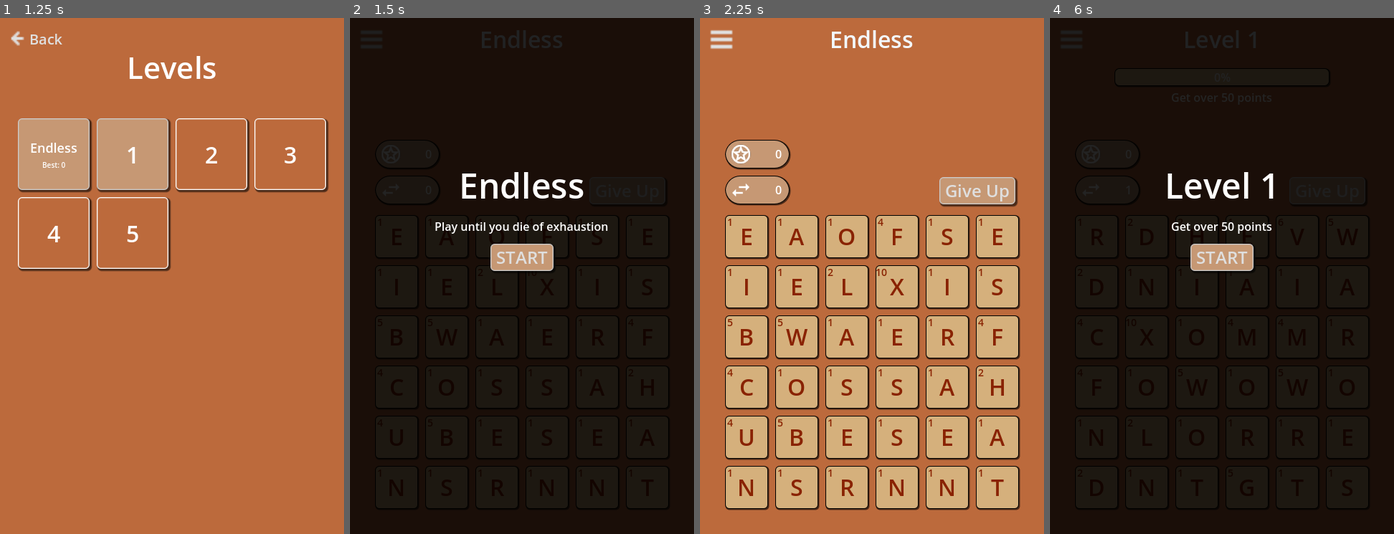
Above: before the commit, frames 1-4 (left to right).
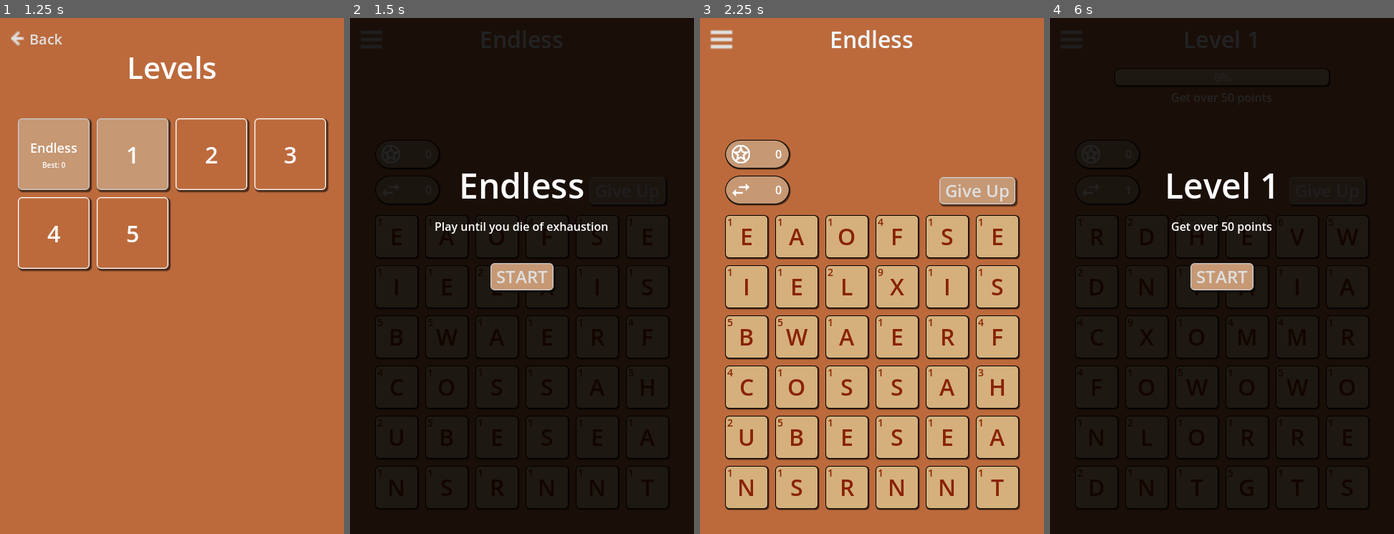
Above: after the commit, the same moments.

Repository: shymmetry/word_game
Game: Godot game, scene res://scenes/menu/main/menu.tscn
Two runs of this game, one before a commit and one after it. Both use one fixed random seed, a clock stepped at 60 frames per second and the inputs below.
Inputs (mouse positions are in pixels of both pictures, inside the frame that each line leads up to):
- Up to frame 1 (1.25 s): click "PLAY" at 0.5 s
- Up to frame 2 (1.5 s): click (405, 152) at 1.25 s
- Up to frame 3 (2.25 s): click "START" at 2 s
- Up to frame 4 (6 s): click "Give Up" at 2.75 s; click "YES PLEASE" at 3.5 s; click "MAIN MENU" at 4.25 s; click "PLAY" at 5 s; click (1184, 152) at 5.77 s

Frame 1 is identical in both runs. In frame 2, 1.5% of the frame differs, in the area x 40-60%, y 43-53%; in frame 3, less than 0.1%; in frame 4, 1.5%.

Commit message:
clean up TileGrid; move game logic to game.gd; remove LINE handling

Diff:
--- a/globals/enums.gd
+++ b/globals/enums.gd
@@ -12,3 +12,9 @@
 	LINE,
 	ADJACENT,
 }
+
+enum TILE_TYPE {
+	NORMAL,
+	MULTIPLIER,
+	PURPLE,
+}
--- a/project.godot
+++ b/project.godot
@@ -23,6 +23,8 @@
 E="*res://globals/enums.gd"
 Levels="*res://scripts/levels.gd"
 UserData="*res://globals/user_data.gd"
+Store="*res://scripts/store.gd"
+Dict="*res://scripts/dict.gd"
 
 [display]
 
--- /dev/null
+++ b/scenes/game/game.gd
@@ -0,0 +1,44 @@
+extends Control
+
+func _init():
+	if !Globals.level_data:
+		Levels.set_current_level(0)
+
+	Globals.swaps = Globals.level_data.starting_swaps
+	Globals.score = 0
+	Globals.progress = 0
+
+func _ready():
+	Signals.connect('StartGame', reset)
+	Signals.connect('GameOver', game_over)
+
+func _process(_delta):
+	# Perform any necessary checks when the state of the board changes
+	if Globals.board_changed:
+		if has_won():
+			if !UserData.completed_levels.has(str(Globals.current_level)):
+				UserData.completed_levels[str(Globals.current_level)] = {}
+			$WinScreenCL.show()
+			Store.save_game()
+		Globals.board_changed = false
+
+func reset():
+	$GameOverCL.hide()
+	$WinScreenCL.hide()
+	get_tree().reload_current_scene()
+
+func has_won():
+	if Globals.level_data.win_type == E.WIN_TYPE.NONE:
+		return false
+	else:
+		return Globals.progress >= Globals.level_data.win_threshold
+
+func game_over():
+	if Globals.level_data.win_type == E.WIN_TYPE.NONE:
+		var endless_data = UserData.completed_levels.get("0")
+		if !endless_data:
+			UserData.completed_levels["0"] = {"high_score": Globals.score}
+			Store.save_game()
+		elif Globals.score > endless_data.high_score:
+			UserData.completed_levels["0"].high_score = Globals.score
+			Store.save_game()
--- a/scenes/game/game.tscn
+++ b/scenes/game/game.tscn
@@ -1,6 +1,7 @@
-[gd_scene load_steps=17 format=3 uid="uid://c44ljnngpj6ii"]
+[gd_scene load_steps=18 format=3 uid="uid://c44ljnngpj6ii"]
 
 [ext_resource type="Script" path="res://scenes/game/tile_grid/TileGridContainer.gd" id="1_c2goi"]
+[ext_resource type="Script" path="res://scenes/game/game.gd" id="1_h6npk"]
 [ext_resource type="Script" path="res://scenes/game/tile_grid/TileGrid.gd" id="2_1ocn6"]
 [ext_resource type="Script" path="res://scenes/game/ScoreArea.gd" id="3_vlwa8"]
 [ext_resource type="PackedScene" uid="uid://4rveb6yybb8j" path="res://scenes/game/tracker.tscn" id="4_6y3dl"]
@@ -45,11 +46,13 @@
 [sub_resource type="LabelSettings" id="LabelSettings_2lkm2"]
 font_size = 48
 
-[node name="ColorRect" type="ColorRect"]
+[node name="Game" type="Control"]
+layout_mode = 3
+anchors_preset = 0
 offset_right = 480.0
 offset_bottom = 720.0
 mouse_filter = 2
-color = Color(0.737255, 0.415686, 0.235294, 1)
+script = ExtResource("1_h6npk")
 
 [node name="TileGridContainer" type="ReferenceRect" parent="."]
 clip_contents = true
@@ -78,6 +81,7 @@
 script = ExtResource("3_vlwa8")
 
 [node name="Trackers" type="VBoxContainer" parent="ScoreArea"]
+layout_mode = 0
 offset_left = 35.0
 offset_top = 170.0
 offset_right = 125.0
@@ -91,6 +95,7 @@
 layout_mode = 2
 
 [node name="Progress" type="VBoxContainer" parent="ScoreArea"]
+layout_mode = 0
 offset_left = 90.0
 offset_top = 70.0
 offset_right = 390.0
@@ -109,6 +114,7 @@
 vertical_alignment = 1
 
 [node name="InGameMenuButton" type="Button" parent="ScoreArea"]
+layout_mode = 0
 offset_left = 10.0
 offset_top = 10.0
 offset_right = 26.0
@@ -121,6 +127,7 @@
 icon = ExtResource("4_gthw2")
 
 [node name="Title" type="Label" parent="ScoreArea"]
+layout_mode = 0
 offset_right = 480.0
 offset_bottom = 60.0
 text = "WORD TURD"
@@ -357,6 +364,9 @@
 horizontal_alignment = 1
 vertical_alignment = 1
 autowrap_mode = 3
+
+[node name="Label" type="Label" parent="GameStartCL/GameStart/VBoxContainer"]
+layout_mode = 2
 
 [node name="Buttons" type="Control" parent="GameStartCL/GameStart/VBoxContainer"]
 layout_mode = 2
--- a/scenes/game/tile_grid/TileGrid.gd
+++ b/scenes/game/tile_grid/TileGrid.gd
@@ -2,67 +2,22 @@
 
 const tile_scene = preload("res://scenes/game/tile_grid/tile.tscn")
 const word_pop = preload("res://scenes/game/word_pop/word_pop.tscn")
-const ED = preload("res://scripts/dict.gd")
 const LU = preload("res://scripts/letters.gd")
 
 var letter_util = null
-var word_dict = null
-var store = null
 
 var exploding_tiles = {}
 var exploding_tiles_done = 0
 var dropping_tiles_done = 0
 
 func _init():
-	if !Globals.level_data:
-		Levels.set_current_level(0)
-
-	Globals.swaps = Globals.level_data.starting_swaps
-	Globals.score = 0
-	Globals.progress = 0
-
 	letter_util = LU.new()
-	word_dict = ED.new()
-	store = Store.new()
 
 func _ready():
 	init_tiles()
 	Signals.connect('ExplodeFinished', explode_finished)
 	Signals.connect('DropFinished', drop_finished)
-	Signals.connect('StartGame', reset)
 	Signals.connect('GuessWord', guess_word)
-	Signals.connect('GameOver', game_over)
-
-func _process(_delta):
-	# Perform any necessary checks when the state of the board changes
-	if Globals.board_changed:
-		if has_won():
-			if !UserData.completed_levels.has(str(Globals.current_level)):
-				UserData.completed_levels[str(Globals.current_level)] = {}
-			$"../../WinScreenCL".show()
-			store.save_game()
-		elif Globals.swaps <= 0 \
-				and get_all_line_words().size() == 0 \
-				and Globals.level_data.word_drag_type == E.WORD_DRAG.LINE:
-			$"../../GameOverCL".show()
-			game_over()
-		Globals.board_changed = false
-
-func has_won():
-	if Globals.level_data.win_type == E.WIN_TYPE.NONE:
-		return false
-	else:
-		return Globals.progress >= Globals.level_data.win_threshold
-
-func game_over():
-	if Globals.level_data.win_type == E.WIN_TYPE.NONE:
-		var endless_data = UserData.completed_levels.get("0")
-		if !endless_data:
-			UserData.completed_levels["0"] = {"high_score": Globals.score}
-			store.save_game()
-		elif Globals.score > endless_data.high_score:
-			UserData.completed_levels["0"].high_score = Globals.score
-			store.save_game()
 
 func init_tiles():
 	Globals.tiles = []
@@ -75,18 +30,13 @@
 
 		Globals.tiles.append(tile_col)
 
-func reset():
-	$"../../GameOverCL".hide()
-	$"../../WinScreenCL".hide()
-	get_tree().reload_current_scene()
-
 func guess_word():
 	var word = ""
 	for tile in Globals.dragged_tiles:
 		var letter = tile.get_node("Letter").text
 		word = word + letter
 
-	if word_dict.is_word(word):
+	if Dict.is_word(word):
 		remove_words([{"str": word, "tiles": Globals.dragged_tiles}])
 	else:
 		Globals.idle = true
@@ -200,53 +150,6 @@
 		Globals.board_changed = true
 		Globals.idle = true
 
-func get_all_line_words():
-	# Gets all the words on the board starting from any letter
-	var found = []
-	for col in range(0, Globals.level_data.cols):
-		for row in range(0, Globals.level_data.rows):
-			for dif in [[1,0],[-1,0],[0,1],[0,-1]]:
-				var word = get_word(row, col, dif[0], dif[1])
-				if word: found.append(word)
-	return found
-
-func get_word(x: int, y: int, xdif: int, ydif: int):
-	# Gets the longest word starting at a given point and going in a given
-	# direction. If no word is found null is returned.
-	var letters = ""
-	var word_tiles = []
-	var xrange
-	var yrange
-	match xdif:
-		-1: xrange = range(x, -1, -1)
-		0: xrange = [x]
-		1: xrange = range(x, Globals.level_data.cols)
-	match ydif:
-		-1: yrange = range(y, -1, -1)
-		0: yrange = [y]
-		1: yrange = range(y, Globals.level_data.rows)
-	for col in xrange:
-		for row in yrange:
-			letters += get_letter(col, row)
-
-	var longest_str = get_longest_word(letters)
-	if !longest_str: return null
-
-	for i in range(0, longest_str.length()):
-		word_tiles.append(Globals.tiles[x+(i*xdif)][y+(i*ydif)])
-	return {"str": longest_str, "tiles": word_tiles}
-
-func get_letter(x: int, y: int):
-	return Globals.tiles[x][y].get_node("Letter").text
-
-func get_longest_word(letters: String):
-	if letters.length() < Globals.level_data.min_word_length: return null
-	for length in range(letters.length(), Globals.level_data.min_word_length-1, -1):
-		var word = letters.substr(0, length)
-		if word_dict.is_word(word):
-			return word
-	return null
-
 func create_tile(col: int, row: int, new: bool = false):
 	var tile = tile_scene.instantiate()
 
@@ -264,12 +167,3 @@
 
 	add_child(tile)
 	return tile
-
-func print_tiles():
-	var tile_letters = []
-	for col in range(0, Globals.level_data.cols):
-		var tile_letters_col = []
-		for row in range(0, Globals.level_data.rows):
-			tile_letters_col.append(get_letter(col, row))
-		tile_letters.append(tile_letters_col)
-	print(tile_letters)
--- a/scenes/menu/main/menu.gd
+++ b/scenes/menu/main/menu.gd
@@ -1,8 +1,8 @@
-extends ColorRect
+extends Control
 
 # Called when the node enters the scene tree for the first time.
 func _ready():
-	Store.new().load_game()
+	Store.load_game()
 
 func _on_start_pressed():
 	get_tree().change_scene_to_file("res://scenes/menu/level_select/level_select.tscn")
--- a/scenes/menu/main/menu.tscn
+++ b/scenes/menu/main/menu.tscn
@@ -5,10 +5,11 @@
 [sub_resource type="LabelSettings" id="LabelSettings_lrdmq"]
 font_size = 48
 
-[node name="Menu" type="ColorRect"]
+[node name="Menu" type="Control"]
+layout_mode = 3
+anchors_preset = 0
 offset_right = 480.0
 offset_bottom = 720.0
-color = Color(0.313726, 0.313726, 0.313726, 0)
 script = ExtResource("1_4fs86")
 
 [node name="Title" type="Label" parent="."]
--- a/scripts/dict.gd
+++ b/scripts/dict.gd
@@ -1,5 +1,4 @@
 extends Node
-class_name EnglishDict
 
 var words = {}
 
--- a/scripts/letters.gd
+++ b/scripts/letters.gd
@@ -1,5 +1,8 @@
 extends Node
 class_name LetterUtil
+
+# This class isn't a global AutoLoad because it relies on level data only
+# known at the start of the game and therefore must be instantiated by it.
 
 var letter_picker_freq_total = 0
 
--- a/scripts/levels/level_defaults.gd
+++ b/scripts/levels/level_defaults.gd
@@ -49,10 +49,10 @@
 	"N": 1,
 	"S": 1,
 	"R": 1,
-	"H": 2,
+	"U": 2,
 	"D": 2,
 	"L": 2,
-	"U": 4,
+	"H": 3,
 	"C": 4,
 	"M": 4,
 	"F": 4,
@@ -62,11 +62,11 @@
 	"P": 5,
 	"B": 5,
 	"V": 6,
-	"K": 8,
-	"X": 10,
-	"Q": 10,
-	"J": 10,
-	"Z": 10,
+	"K": 6,
+	"X": 9,
+	"Q": 9,
+	"J": 9,
+	"Z": 9,
 }
 
 var letter_freq = {
--- a/scripts/store.gd
+++ b/scripts/store.gd
@@ -1,5 +1,4 @@
 extends Node
-class_name Store
 
 func save_game():
 	var save_data = UserData.save_data()
